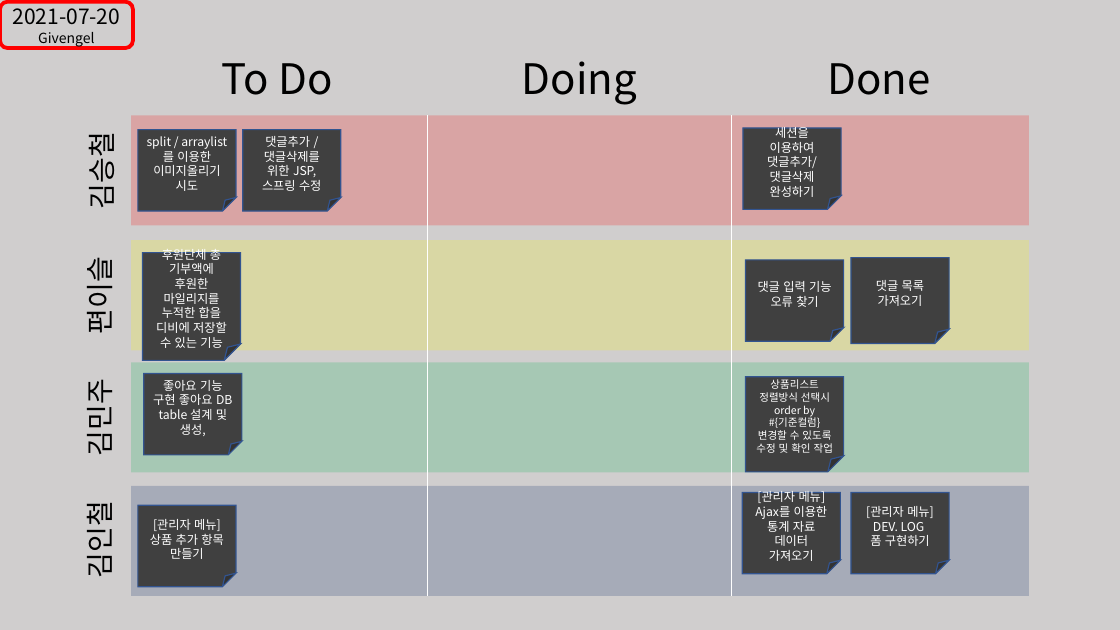
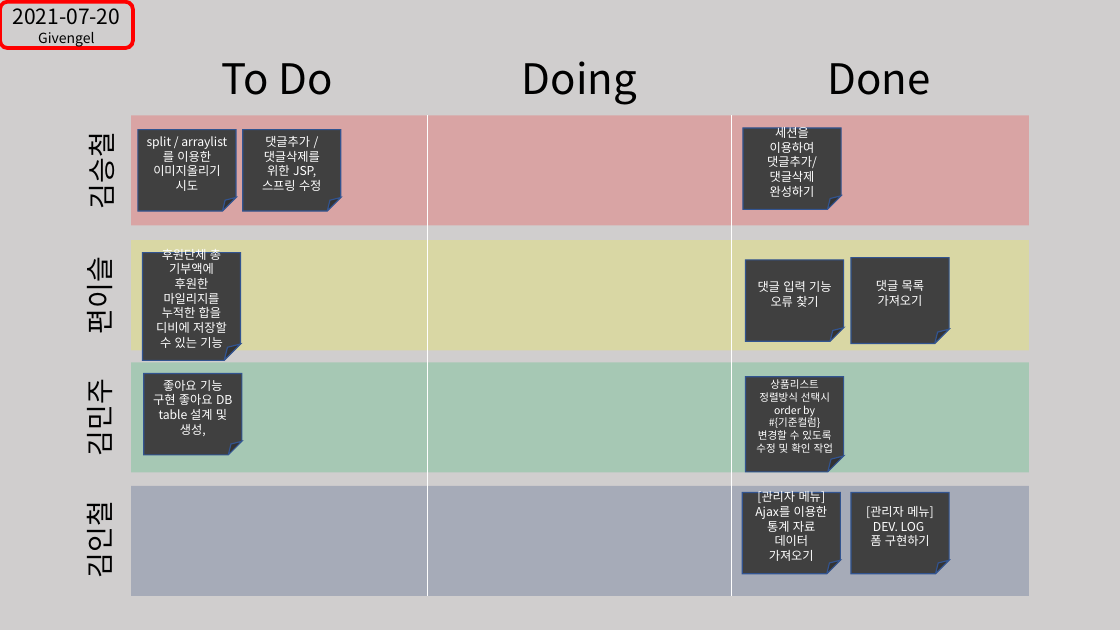
Before and after one commit to GIVENGEL/GivEngel-Project, a slide deck: slide 2 of 칸반보드.pptx. Drawn at 1120x630 pixels with LibreOffice and Linux fonts; fonts in the diff are those of the drawing. Boxes give left, top, right and bottom in pixels: in the first picture for what was removed or moved away, otherwise in the second. Text is boxed around its words. In the diff, an @@ line names an element or a change of style, - is before the commit and + after.

Commit message:
2021-07-23 22:28
2021-07-23 커밋하겠습니다.
관리자 메뉴 - 후원 수정/삭제 기능
관리자 메뉴 - 상품 수정/검색 기능
관리자 메뉴 - UI 개선

```diff
--- a/칸반보드.pptx
+++ b/칸반보드.pptx
@@ folded corner removed at [138,506,236,587] @@
-[관리자 메뉴]
-상품 추가 항목 만들기
```
Also in this commit, not shown: 1 slide added, 34 other files.
